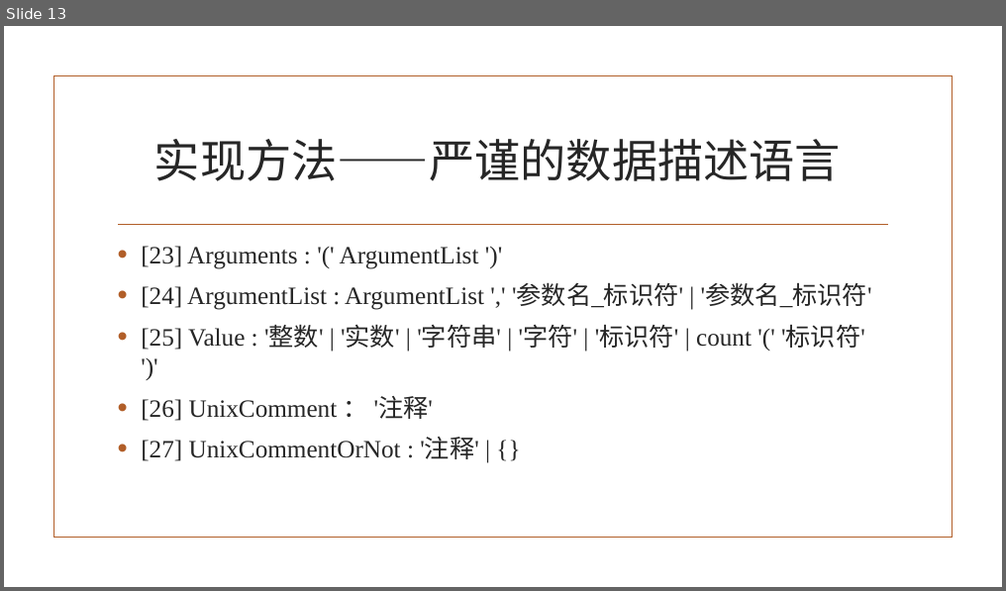
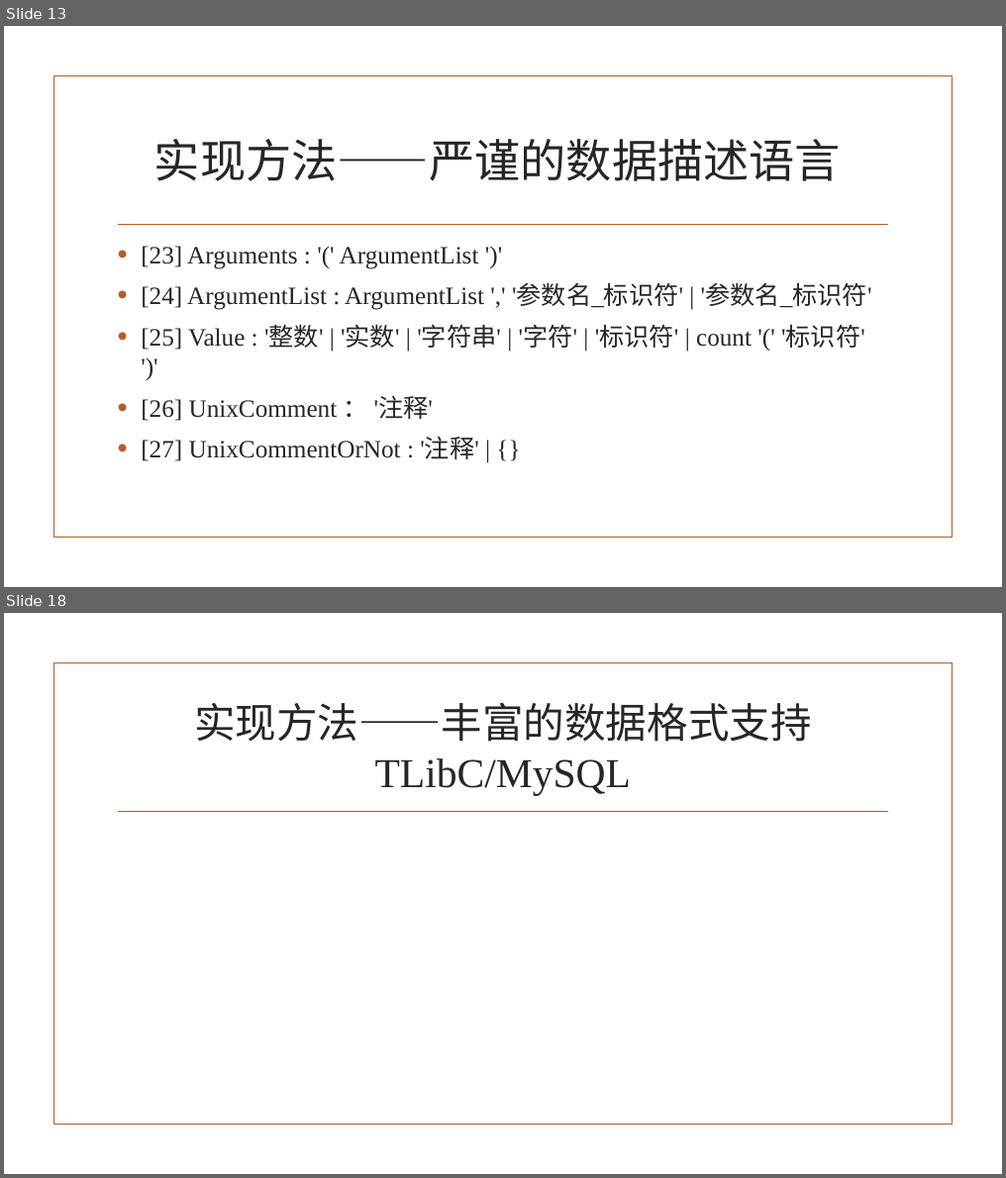
Before and after one commit to tsingpan/TDR, a slide deck: docs/TData.pptx. Shown one above the other, each under a label of ours: slide 13 before the commit, slides 13 and 18 after it; the slides between them are not shown. The pictures are 1006x591 and 1006x1178 pixels, drawn with LibreOffice and Linux fonts; fonts in the diff are those of the drawing; background and template pictures are left out. Boxes give left, top, right and bottom in pixels: in the first picture for what was removed or moved away, otherwise in the second. Text is boxed around its words. In the diff, an @@ line names an element or a change of style, - is before the commit and + after.

```diff
--- a/docs/TData.pptx
+++ b/docs/TData.pptx
@@ slide 18 added at box(4, 613, 1002, 1174), background picture (left out); not listed: 2 template elements that a slide beside it also shows @@
@@ title added at box(194, 702, 812, 796), 39.6 pt, text #262626 @@
+实现方法——丰富的数据格式支持
+TLibC/MySQL
```
Also in this commit, not shown: 2 slides changed, 2 other slides added, 27 other files.
